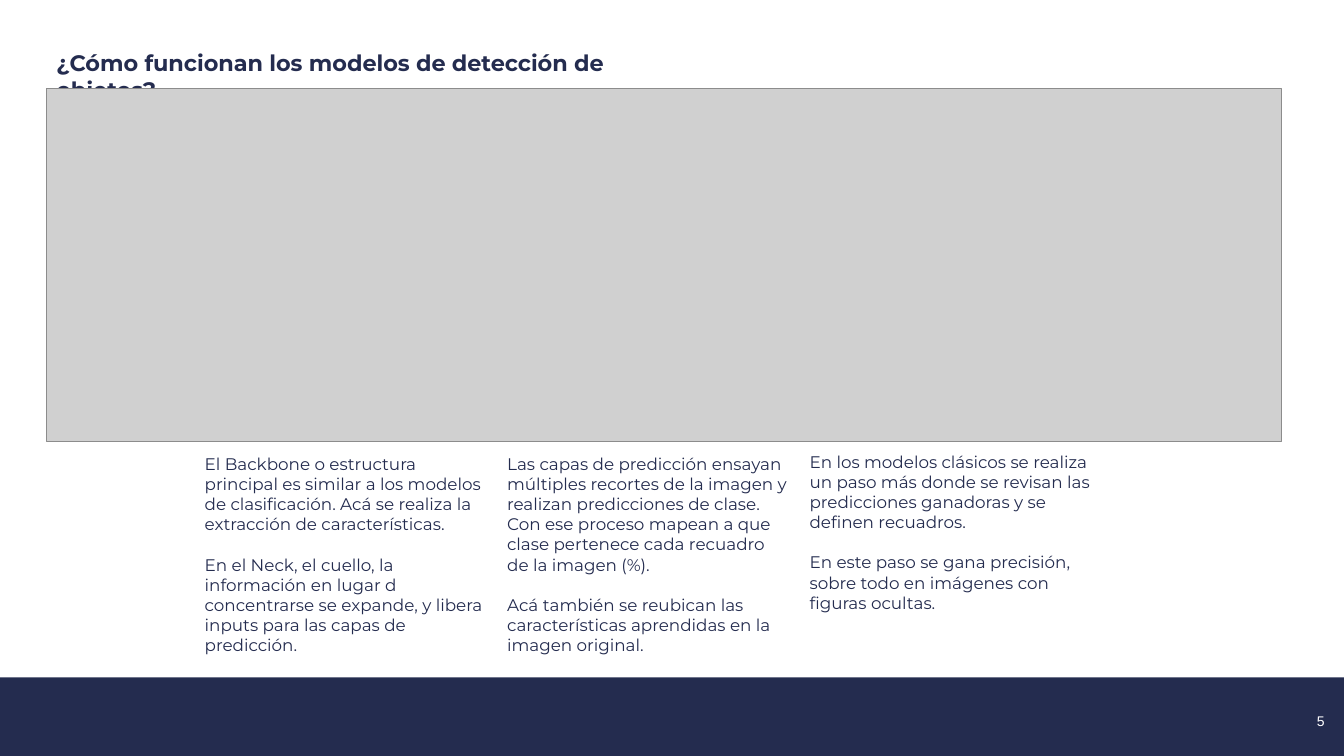
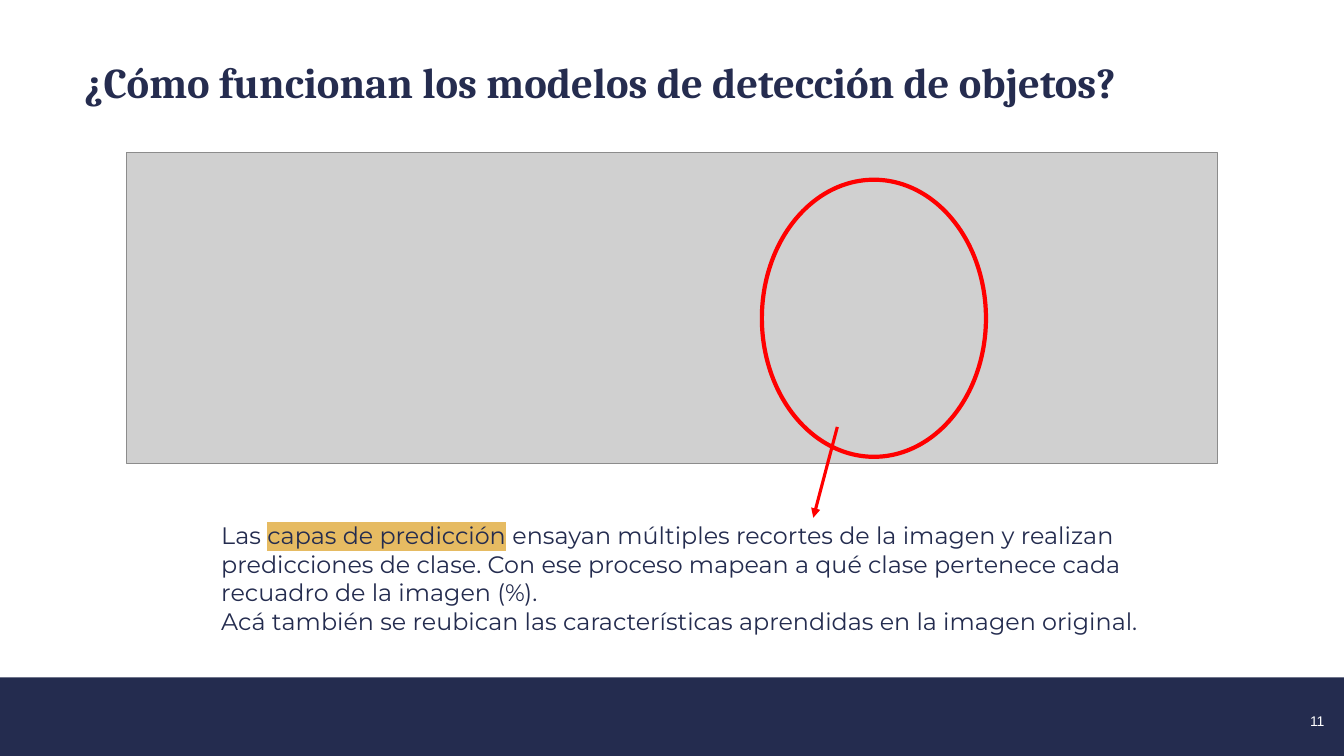
Before and after one commit to Piquelin/curso_yolo, a slide deck: slide 11 of YOLO_PPT_INTI_2026.pptx (slide 5 before the commit). Drawn at 1344x756 pixels with LibreOffice and Linux fonts; fonts in the diff are those of the drawing; grey boxes stand for pictures; background and template pictures are left out. Boxes give left, top, right and bottom in pixels: in the first picture for what was removed or moved away, otherwise in the second. Text is boxed around its words. In the diff, an @@ line names an element or a change of style, - is before the commit and + after.

```diff
--- a/YOLO_PPT_INTI_2026.pptx
+++ b/YOLO_PPT_INTI_2026.pptx
@@ text "¿Cómo funcionan los modelos de ...": place and size @@
-text "¿Cómo funcionan los modelos de ..." at [56, 53, 604, 89]
+text "¿Cómo funcionan los modelos de ..." at [84, 67, 1116, 108]
@@ text "¿Cómo funcionan los modelos de ..." at [84, 67, 1116, 108]: size 16 to 30.3 pt, font Montserrat to Cambria, text colour #242C4F to #252C4F; line spacing 1 to 1.15 @@
@@ picture: place and size @@
-picture at [46, 89, 1282, 441]
+picture at [127, 152, 1218, 463]
@@ ellipse added at [762, 179, 986, 457], outline #FF0000 3 pt @@
@@ arrow added from (838, 427) to (814, 518), #FF0000 2.25 pt @@
@@ text removed at [205, 457, 482, 655] @@
-El Backbone o estructura principal es similar a los modelos de clasificación. Acá se realiza la extracción de características.
-En el Neck, el cuello, la información en lugar d concentrarse se expande, y libera inputs para las capas de predicción.
@@ text removed at [810, 455, 1090, 613] @@
-En los modelos clásicos se realiza un paso más donde se revisan las predicciones ganadoras y se definen recuadros.
-En este paso se gana precisión, sobre todo en imágenes con figuras ocultas.
@@ text "Las capas de predicción ensayan ...": place and size @@
-text "Las capas de predicción ensayan ..." at [507, 457, 787, 655]
+text "Las capas de predicción ensayan ..." at [221, 521, 1137, 635]
@@ text at [221, 521, 1121, 606]: text changed; size 12 to 17 pt @@
-Las capas de predicción ensayan múltiples recortes de la imagen y realizan predicciones de clase. Con ese proceso mapean a que clase pertenece cada recuadro de la imagen (%).
+Las capas de predicción ensayan múltiples recortes de la imagen y realizan predicciones de clase. Con ese proceso mapean a qué clase pertenece cada recuadro de la imagen (%).
@@ text at [221, 612, 1137, 635]: size 12 to 17 pt in "Acá también se reubican las características aprendidas ..." @@
@@ page number at [1310, 716, 1324, 726]: text changed @@
-5
+11
```
Also in this commit, not shown: 10 other slides changed, 11 slides added.
